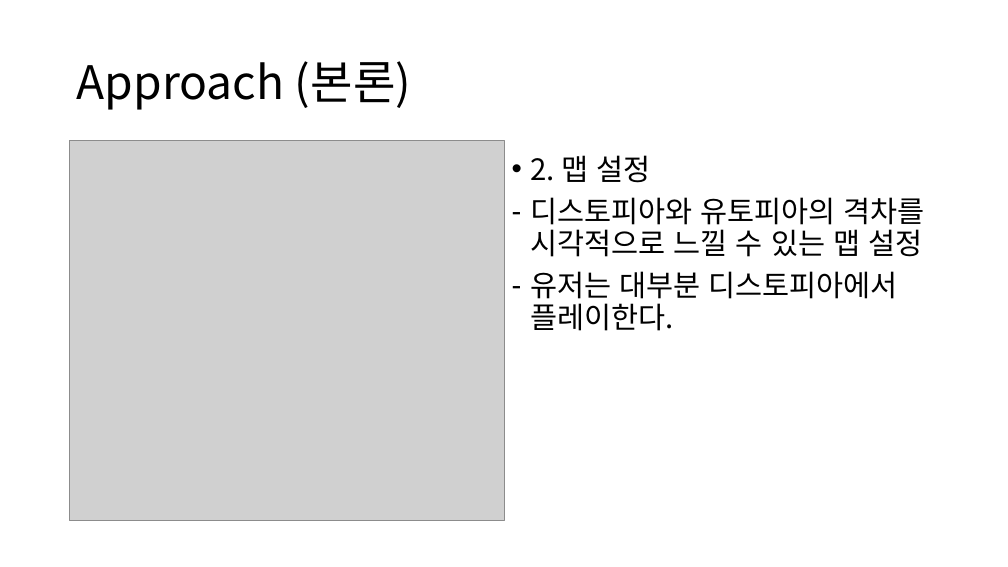
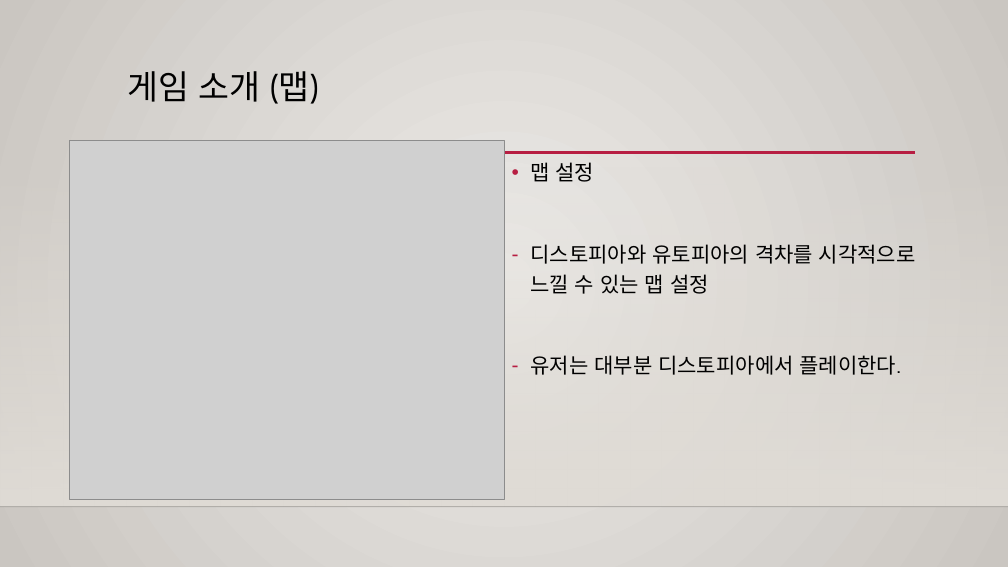
Before and after one commit to dydtjr0316/HellGate, a slide deck: slide 8 of output/10weeks/졸업작품 제안서.pptx (slide 7 before the commit). Drawn at 1008x567 pixels with LibreOffice and Linux fonts; fonts in the diff are those of the drawing; grey boxes stand for pictures; background and template pictures are left out. Boxes give left, top, right and bottom in pixels: in the first picture for what was removed or moved away, otherwise in the second. Text is boxed around its words. In the diff, an @@ line names an element or a change of style, - is before the commit and + after.

```diff
--- a/output/10weeks/졸업작품 제안서.pptx
+++ b/output/10weeks/졸업작품 제안서.pptx
@@ background #FFFFFF to gradient #ECEAE7 to #CAC7C1 @@
@@ title "게임 소개 (맵)" at (x1=128, y1=71, x2=319, y2=104): vertical alignment middle to top @@
@@ title at (x1=128, y1=71, x2=319, y2=104): text changed; size 44 to 32 pt; font Noto Sans CJK KR to Cabin @@
-Approach (본론)
+게임 소개 (맵)
@@ picture resized from (x1=70, y1=140, x2=504, y2=520) to (x1=70, y1=140, x2=504, y2=500) @@
@@ rectangle added at (x1=0, y1=167, x2=1008, y2=507), fill gradient #DFDBD5 @@
@@ line added from (120, 153) to (915, 153), #B71E42 2.5 pt @@
@@ text at (x1=530, y1=162, x2=595, y2=182): text changed; size 28 to 20 pt; font Noto Sans CJK KR to Cabin @@
-• 2. 맵 설정
+• 맵 설정
@@ text at (x1=530, y1=244, x2=916, y2=375): size 28 to 20 pt, font Noto Sans CJK KR to Cabin; line spacing 0.9 to 1.2 @@
@@ line added from (0, 507) to (1008, 507), #000001 1 pt @@
```
Also in this commit, not shown: 8 other slides changed, 5 slides added.
